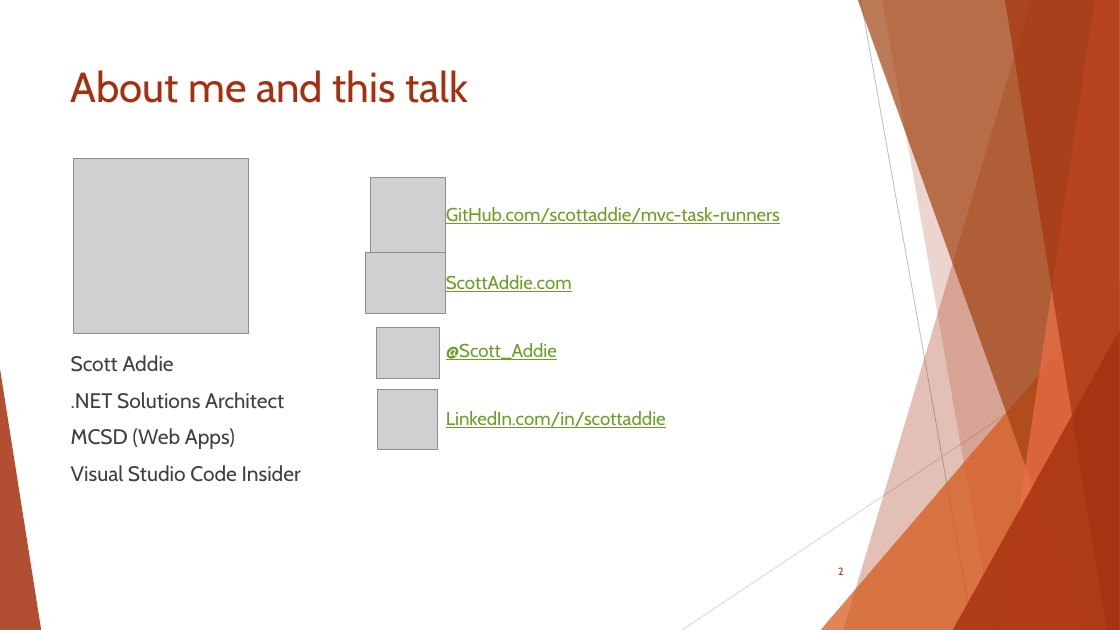
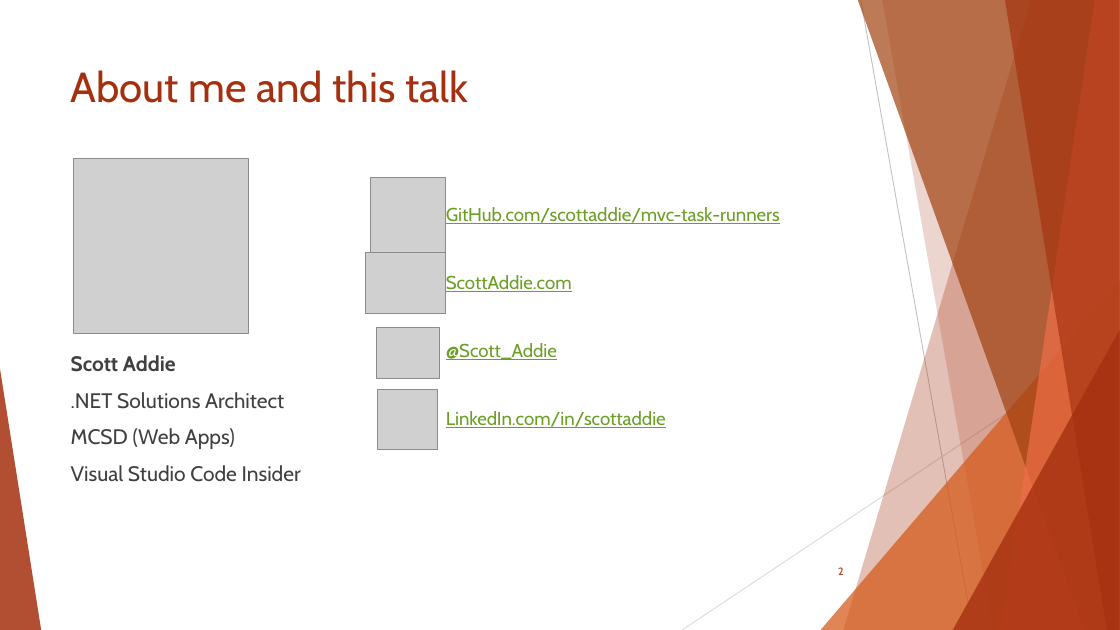
Before and after one commit to scottaddie/slide-decks, a slide deck: slide 2 of JavaScript Task Runners for the ASP.NET Developer.pptx. Drawn at 1120x630 pixels with LibreOffice and Linux fonts; fonts in the diff are those of the drawing; grey boxes stand for pictures. Boxes give left, top, right and bottom in pixels: in the first picture for what was removed or moved away, otherwise in the second. Text is boxed around its words. In the diff, an @@ line names an element or a change of style, - is before the commit and + after.

```diff
--- a/JavaScript Task Runners for the ASP.NET Developer.pptx
+++ b/JavaScript Task Runners for the ASP.NET Developer.pptx
@@ text at [71,355,176,372]: bold on in "Scott Addie" @@
```
Also in this commit, not shown: 3 other slides changed, 1 slide added.
